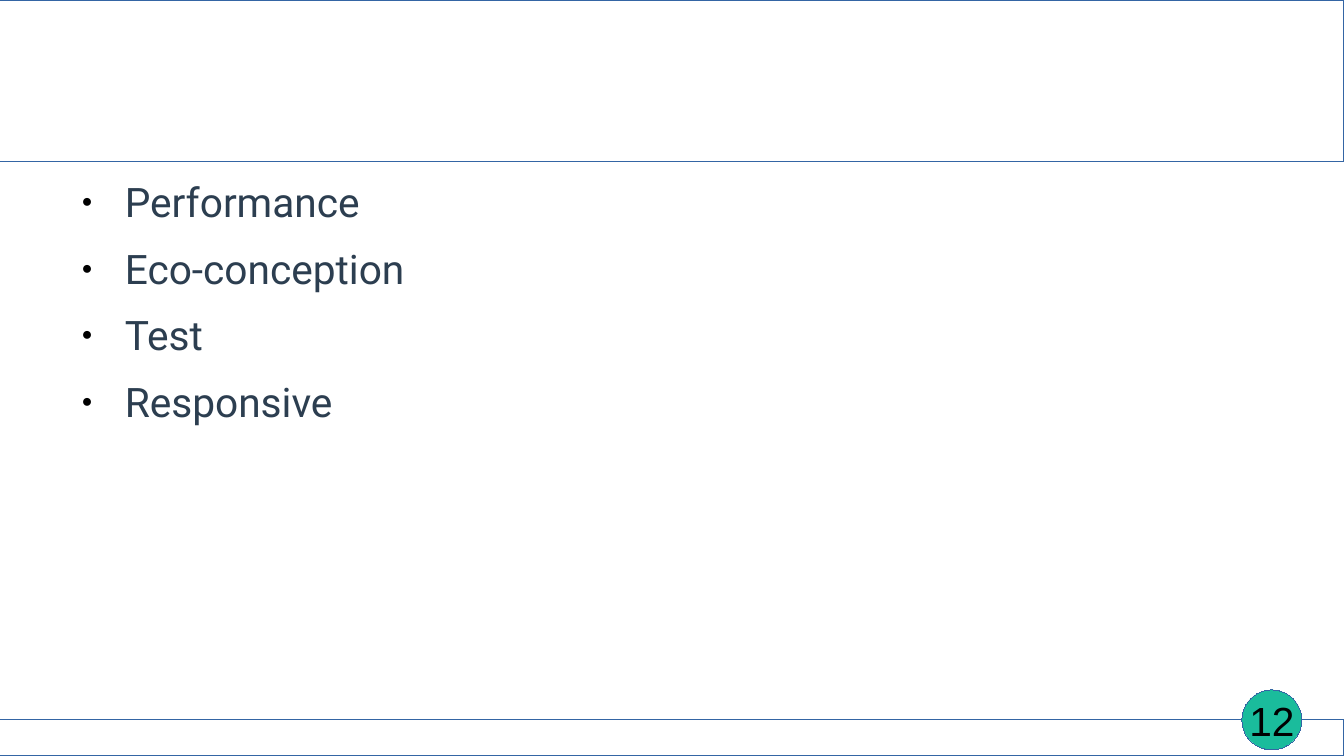
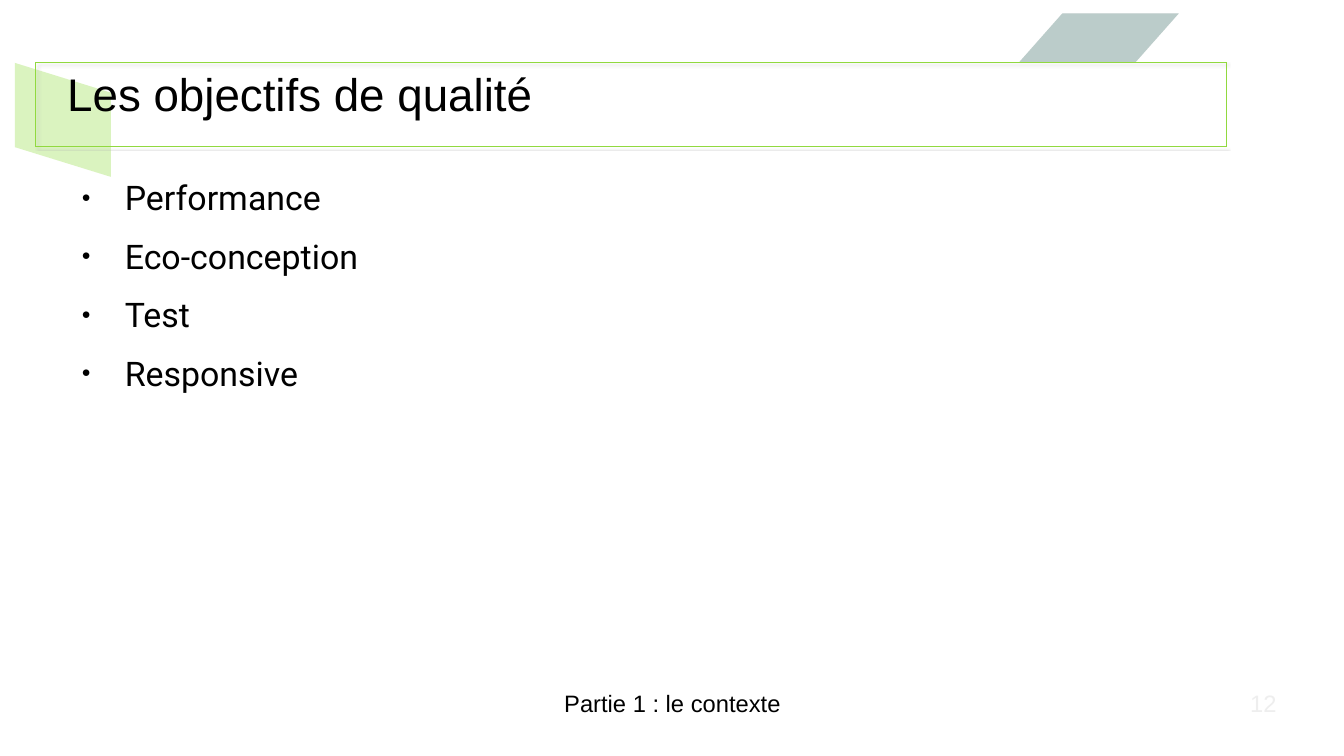
Before and after one commit to EmmaBroudic/Projet-Nooky, a slide deck: slide 12 of doc/Nooky4.odp. Drawn at 1344x756 pixels with LibreOffice and Linux fonts; fonts in the diff are those of the drawing. Boxes give left, top, right and bottom in pixels: in the first picture for what was removed or moved away, otherwise in the second. Text is boxed around its words. In the diff, an @@ line names an element or a change of style, - is before the commit and + after.

```diff
--- a/doc/Nooky4.odp
+++ b/doc/Nooky4.odp
@@ parallelogram added at (1020,13,1179,63), fill #81ACA6 at 39% opacity @@
@@ parallelogram added at (15,63,112,177), fill #B5E77D at 49% opacity @@
@@ rectangle: place and size @@
-rectangle at (0,0,1344,162)
+rectangle at (37,63,1228,148)
@@ rectangle at (37,63,1228,148): outline #3465A4 0 pt to #91D93F 0 pt; shadow on @@
@@ title added at (67,75,532,120), 27 pt, text #000000 @@
+Les objectifs de qualité
@@ text "Performance" at (125,184,358,393): size 24 to 20 pt, text colour #2C3E50 to #000000 @@
@@ text "Partie 1 : le contexte": place and size @@
-text "Partie 1 : le contexte" at (529,755,815,756)
+text "Partie 1 : le contexte" at (564,694,781,713)
@@ text "Partie 1 : le contexte" at (564,694,781,713): size 18 to 14 pt, font Karla to Arial, text colour #FFFFFF to #000000, bold off @@
@@ ellipse removed at (1243,690,1303,750) @@
@@ page number removed at (1249,707,1294,743) @@
-12
@@ rectangle removed at (0,721,1344,756) @@
```
Also in this commit, not shown: 81 other slides changed, 2 other files.
